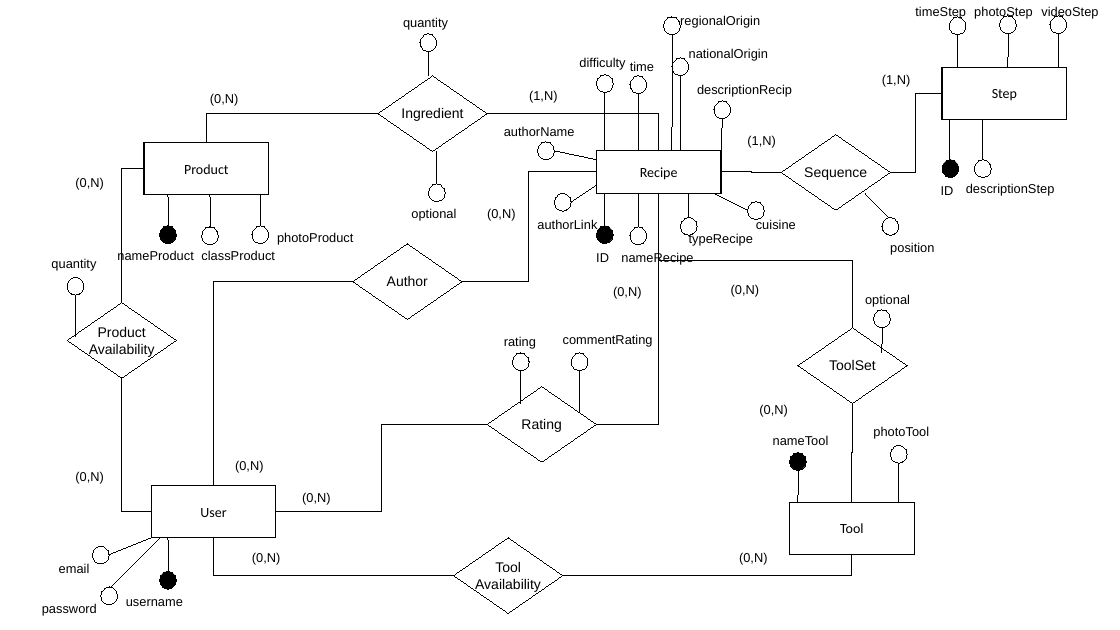
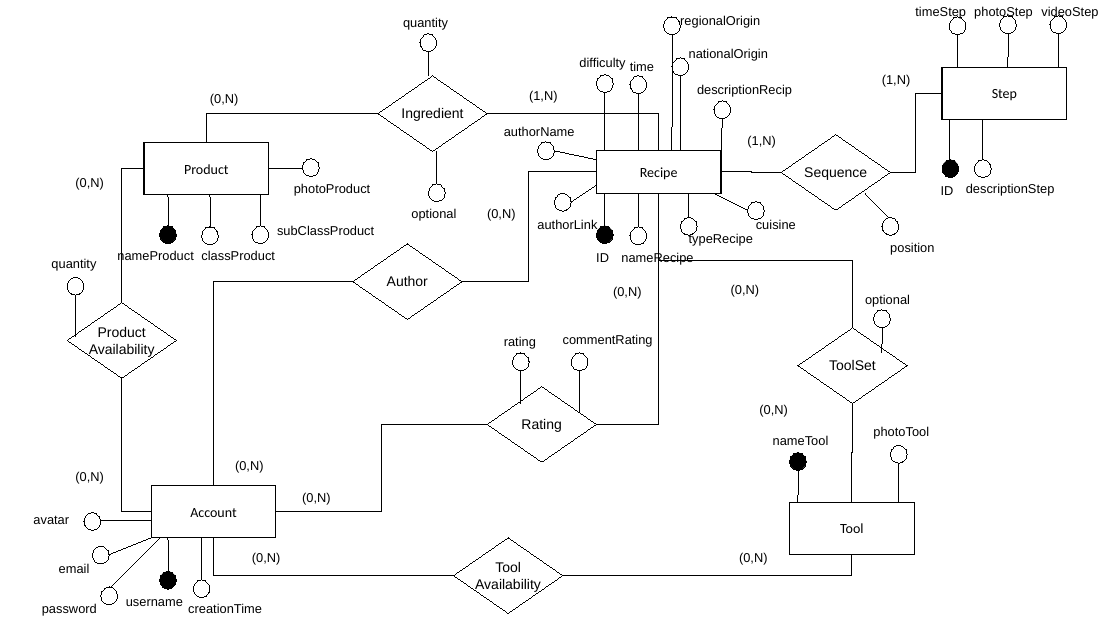
Before and after one commit to BD-Project/CustomCooking, a slide deck: slide 1 of 2-Conceptual Design/er-model-picture4(final)-.odp. Drawn at 1120x630 pixels with LibreOffice and Linux fonts; fonts in the diff are those of the drawing. Boxes give left, top, right and bottom in pixels: in the first picture for what was removed or moved away, otherwise in the second. Text is boxed around its words. In the diff, an @@ line names an element or a change of style, - is before the commit and + after.

```diff
--- a/2-Conceptual Design/er-model-picture4(final)-.odp
+++ b/2-Conceptual Design/er-model-picture4(final)-.odp
@@ line added from (269, 168) to (302, 168), #000000 0 pt @@
@@ text "photoProduct": place and size @@
-text "photoProduct" at <box>277,232,353,245</box>
+text "photoProduct" at <box>294,183,370,196</box>
@@ ellipse added at <box>302,159,319,176</box>, fill #FFFFFF, outline #000000 0 pt @@
@@ text added at <box>277,225,374,235</box>, 11 pt, text #000000 @@
+subClassProduct
@@ text in rectangle at <box>190,508,236,517</box>: text changed @@
-User
+Account
@@ text added at <box>33,515,69,524</box>, 11 pt, text #000000 @@
+avatar
@@ ellipse added at <box>84,513,101,530</box>, fill #FFFFFF, outline #000000 0 pt @@
@@ line added from (151, 521) to (101, 521), #000000 0 pt @@
@@ line added from (202, 538) to (202, 589), #000000 0 pt @@
@@ ellipse added at <box>193,580,210,597</box>, fill #FFFFFF, outline #000000 0 pt @@
@@ text added at <box>188,603,262,613</box>, 11 pt, text #000000 @@
+creationTime
```
Also in this commit, not shown: 7 other files.
